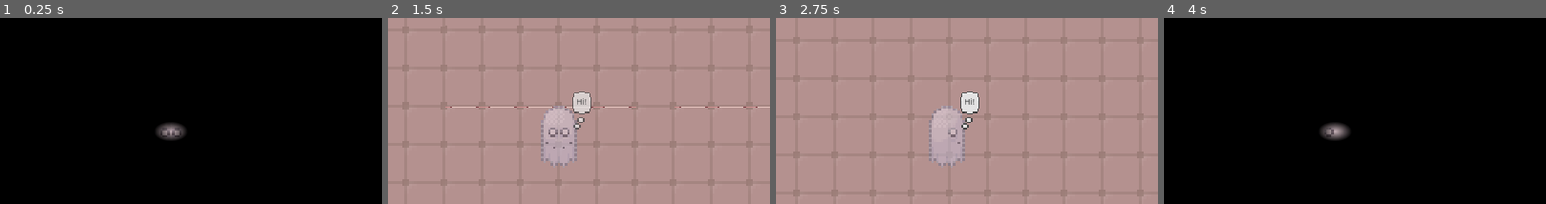
Above: before the commit, frames 1-4 (left to right).
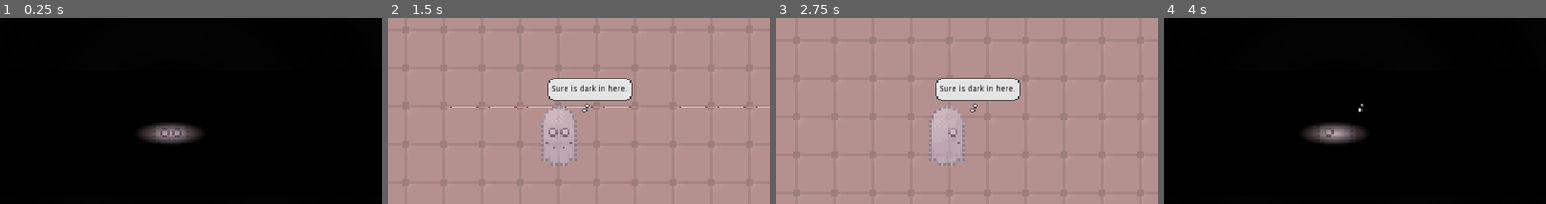
Above: after the commit, the same moments.

Repository: aranasaurus/bad-luck-blanche
Game: Godot game, scene res://World.tscn
Two runs of this game, one before a commit and one after it. Both use one fixed random seed, a clock stepped at 60 frames per second and the inputs below.
Inputs:
- Up to frame 1 (0.25 s): no input
- Up to frame 2 (1.5 s): tap Enter at 0.5 s; hold Right (ui_right) 0.53-1.28 s; tap S (Say) at 0.6 s; hold Down (ui_down) from 1.28 s (still down); tap L (Lights) at 1.35 s
- Up to frame 3 (2.75 s): tap S (Say) at 1.55, 2.1 s; release Down (ui_down) at 2.03 s; hold Right (ui_right) from 2.03 s (still down)
- Up to frame 4 (4 s): release Right (ui_right) at 2.78 s; hold Up (ui_up) 2.78-3.53 s; tap S (Say) at 2.85, 3.8 s; hold Left (ui_left) from 3.53 s (still down); hold L (Lights) from 3.53 s (still down)
The pictures show only the part of the screen within x 28-78%, y 27-77%; the shares and areas given below are measured in that part.

The runs differ from the first frame. In frame 1, 1.2% of the frame differs, in the area x 36-53%, y 56-68%; in frame 2, 2.9%, in the area x 41-64%, y 32-60%; in frame 3, 2.9%; in frame 4, 1.2%.

Commit message:
Make thought bubbles ignore the light/darkness

Diff:
--- a/Blanche.gd
+++ b/Blanche.gd
@@ -1,9 +1,10 @@
 extends KinematicBody2D
 
-const ThoughtBubble = preload("res://ThoughtBubble.tscn")
 export var speed := 42
 
 onready var animationPlayer := $AnimationPlayer
+onready var bubble := find_node("ThoughtBubble")
+onready var thoughtTimer := $ThoughtTimer
 
 func _physics_process(_delta: float) -> void:
 	var velocity = Vector2.ZERO
@@ -31,8 +32,5 @@
 
 func _unhandled_key_input(event: InputEventKey) -> void:
 	if event.is_action("Say"):
-		say("Hi!")
-
-func say(text: String):
-	var bubble := ThoughtBubble.instance()
-	bubble.say(text, self)
+		bubble.show()
+		bubble.text = "Sure is dark in here."
--- a/Blanche.tscn
+++ b/Blanche.tscn
@@ -1,12 +1,12 @@
-[gd_scene load_steps=8 format=2]
+[gd_scene load_steps=9 format=2]
 
 [ext_resource path="res://sprites/Ghost_1_idle_32x32-sheet.png" type="Texture" id=1]
 [ext_resource path="res://Blanche.gd" type="Script" id=2]
+[ext_resource path="res://ThoughtBubble.tscn" type="PackedScene" id=3]
 
 [sub_resource type="Animation" id=2]
 resource_name = "Down"
 length = 2.0
-loop = true
 step = 0.25
 tracks/0/type = "value"
 tracks/0/path = NodePath("Sprite:position")
@@ -131,7 +131,8 @@
 script = ExtResource( 2 )
 
 [node name="Sprite" type="Sprite" parent="."]
-position = Vector2( 0, 2.06152 )
+modulate = Color( 1, 1, 1, 0.501961 )
+position = Vector2( 0, 2.25 )
 texture = ExtResource( 1 )
 hframes = 4
 frame = 3
@@ -146,3 +147,10 @@
 [node name="CollisionShape2D" type="CollisionShape2D" parent="."]
 position = Vector2( 1, 19 )
 shape = SubResource( 1 )
+
+[node name="ThoughtTimer" type="Timer" parent="."]
+one_shot = true
+
+[node name="ThoughtBubble" parent="." instance=ExtResource( 3 )]
+visible = false
+position = Vector2( 19, -19 )
--- a/ThoughtBubble.gd
+++ b/ThoughtBubble.gd
@@ -5,6 +5,7 @@
 export var text := "" setget set_text, get_text
 
 onready var label := $VBoxContainer/Label
+onready var animationPlayer := $AnimationPlayer
 
 
 func get_text() -> String:
@@ -17,7 +18,6 @@
 	if label:
 		label.text = new_value
 
-func say(text: String, node: Node2D) -> void:
-	node.add_child(self)
-	self.text = text
-	position = Vector2(12, -8)
+func show() -> void:
+	visible = true
+	animationPlayer.play("Show")
--- a/ThoughtBubble.tscn
+++ b/ThoughtBubble.tscn
@@ -1,14 +1,57 @@
-[gd_scene load_steps=4 format=2]
+[gd_scene load_steps=6 format=2]
 
 [ext_resource path="res://sprites/bubble.png" type="Texture" id=1]
 [ext_resource path="res://sprites/thought_bubble_trail.png" type="Texture" id=2]
 [ext_resource path="res://ThoughtBubble.gd" type="Script" id=3]
+[ext_resource path="res://sprites/thought_bubble-sheet.png" type="Texture" id=4]
+
+[sub_resource type="Animation" id=1]
+resource_name = "Show"
+length = 0.4
+tracks/0/type = "value"
+tracks/0/path = NodePath("Trail:frame")
+tracks/0/interp = 1
+tracks/0/loop_wrap = true
+tracks/0/imported = false
+tracks/0/enabled = true
+tracks/0/keys = {
+"times": PoolRealArray( 0, 0.1, 0.2 ),
+"transitions": PoolRealArray( 1, 1, 1 ),
+"update": 1,
+"values": [ 0, 1, 3 ]
+}
+tracks/1/type = "value"
+tracks/1/path = NodePath("VBoxContainer:visible")
+tracks/1/interp = 1
+tracks/1/loop_wrap = true
+tracks/1/imported = false
+tracks/1/enabled = true
+tracks/1/keys = {
+"times": PoolRealArray( 0, 0.4 ),
+"transitions": PoolRealArray( 1, 1 ),
+"update": 1,
+"values": [ false, true ]
+}
+tracks/2/type = "value"
+tracks/2/path = NodePath("Trail:visible")
+tracks/2/interp = 1
+tracks/2/loop_wrap = true
+tracks/2/imported = false
+tracks/2/enabled = true
+tracks/2/keys = {
+"times": PoolRealArray( 0, 0.4 ),
+"transitions": PoolRealArray( 1, 1 ),
+"update": 1,
+"values": [ true, false ]
+}
 
 [node name="ThoughtBubble" type="Node2D"]
+light_mask = 0
 scale = Vector2( 0.5, 0.5 )
 script = ExtResource( 3 )
 
 [node name="VBoxContainer" type="VBoxContainer" parent="."]
+light_mask = 0
 anchor_right = 1.0
 anchor_bottom = 1.0
 margin_left = 16.0
@@ -23,6 +66,7 @@
 }
 
 [node name="Label" type="Label" parent="VBoxContainer"]
+light_mask = 0
 margin_bottom = 14.0
 grow_horizontal = 2
 grow_vertical = 2
@@ -32,6 +76,7 @@
 
 [node name="Bubble" type="NinePatchRect" parent="VBoxContainer/Label"]
 show_behind_parent = true
+light_mask = 0
 anchor_right = 1.0
 anchor_bottom = 1.0
 margin_left = -8.0
@@ -41,26 +86,41 @@
 grow_horizontal = 2
 grow_vertical = 2
 texture = ExtResource( 1 )
-patch_margin_left = 8
-patch_margin_top = 8
-patch_margin_right = 8
-patch_margin_bottom = 8
+patch_margin_left = 11
+patch_margin_top = 9
+patch_margin_right = 11
+patch_margin_bottom = 9
 __meta__ = {
 "_edit_use_anchors_": false
 }
 
 [node name="Trail" type="NinePatchRect" parent="VBoxContainer/Label/Bubble"]
+light_mask = 0
 anchor_left = 0.5
 anchor_top = 1.0
 anchor_right = 0.5
 anchor_bottom = 1.0
-margin_left = -17.5
-margin_top = 0.5
-margin_right = 8.5
-margin_bottom = 26.5
+margin_left = -16.5
+margin_top = 2.0
+margin_right = 1.5
+margin_bottom = 20.0
 texture = ExtResource( 2 )
 __meta__ = {
 "_edit_use_anchors_": false
 }
 
 [node name="Timer" type="Timer" parent="."]
+
+[node name="Trail" type="Sprite" parent="."]
+visible = false
+light_mask = 0
+position = Vector2( 6, -10 )
+texture = ExtResource( 4 )
+hframes = 4
+frame = 3
+region_enabled = true
+region_rect = Rect2( 0, 31, 128, 16 )
+region_filter_clip = true
+
+[node name="AnimationPlayer" type="AnimationPlayer" parent="."]
+anims/Show = SubResource( 1 )
--- a/World.gd
+++ b/World.gd
@@ -1,7 +1,6 @@
 tool
 extends Node
 
-onready var darkness := $CanvasModulate
 onready var blanche := $Blanche
 onready var light := $Blanche/Light2D
 
@@ -20,12 +19,8 @@
 	lights_on = new_value
 
 	if lights_on:
-		if darkness:
-			darkness.hide()
 		if light:
 			light.hide()
 	else:
-		if darkness:
-			darkness.show()
 		if light:
 			light.show()
--- a/World.tscn
+++ b/World.tscn
@@ -747,6 +747,8 @@
 23/shapes = [  ]
 23/z_index = 0
 
+[sub_resource type="CanvasItemMaterial" id=42]
+
 [node name="World" type="Node"]
 script = ExtResource( 4 )
 lights_on = true
@@ -757,12 +759,7 @@
 format = 1
 tile_data = PoolIntArray( 65535, 4, 65540, 0, 22, 1, 1, 22, 1, 2, 22, 1, 3, 22, 1, 4, 22, 1, 5, 22, 1, 6, 22, 1, 7, 22, …(3669 unchanged characters)…
 
-[node name="CanvasModulate" type="CanvasModulate" parent="."]
-visible = false
-color = Color( 0, 0, 0, 1 )
-
 [node name="Blanche" parent="." instance=ExtResource( 2 )]
-modulate = Color( 1, 1, 1, 0.501961 )
 position = Vector2( 319, 176 )
 
 [node name="Camera2D" type="Camera2D" parent="Blanche"]
@@ -771,6 +768,9 @@
 
 [node name="Light2D" type="Light2D" parent="Blanche"]
 visible = false
-position = Vector2( 1, -4 )
-scale = Vector2( 0.0703125, 0.0410156 )
+light_mask = 0
+material = SubResource( 42 )
+position = Vector2( -2, -1 )
+scale = Vector2( 1.1, 1.1 )
 texture = ExtResource( 3 )
+mode = 3
Not shown: 1 places in World.tscn that only renumber resources
Binary file changed: light_shape.png
Binary file added: sprites/thought_bubble-sheet.png
Not shown, added: sprites/thought_bubble-sheet.png.import
